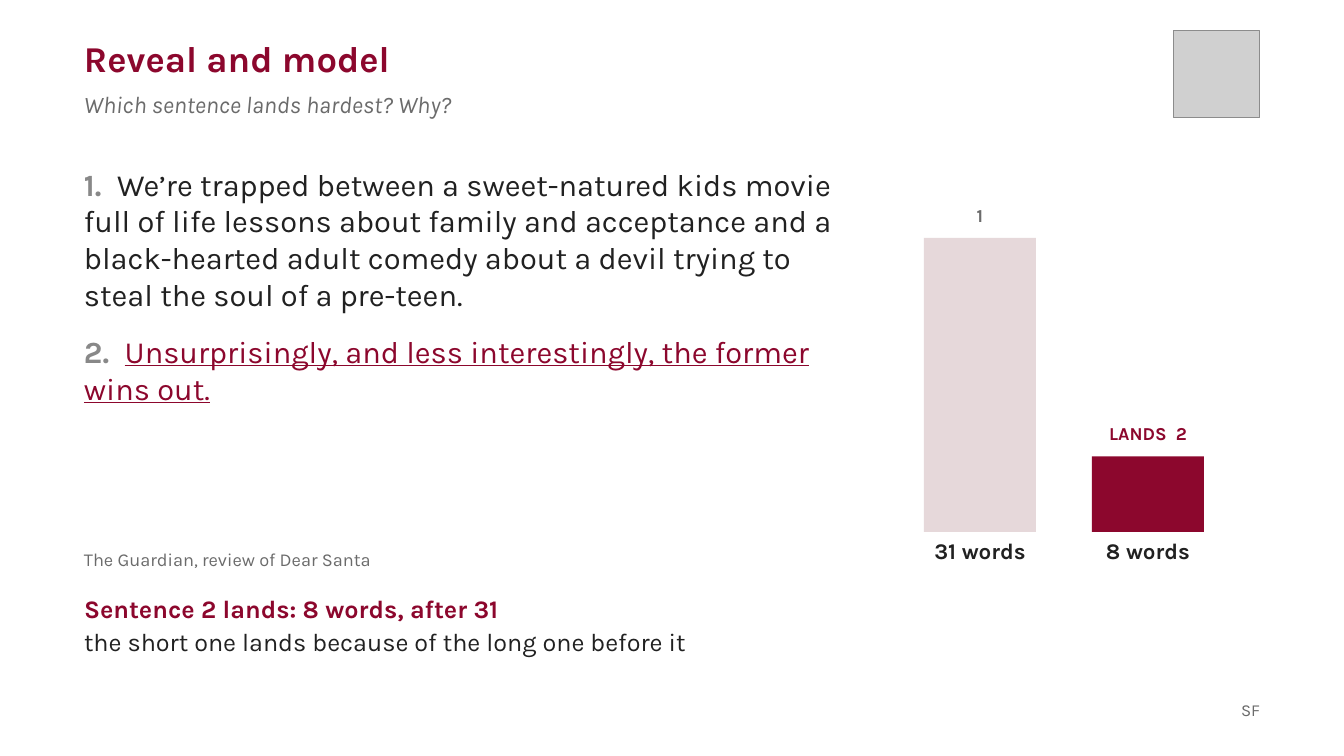
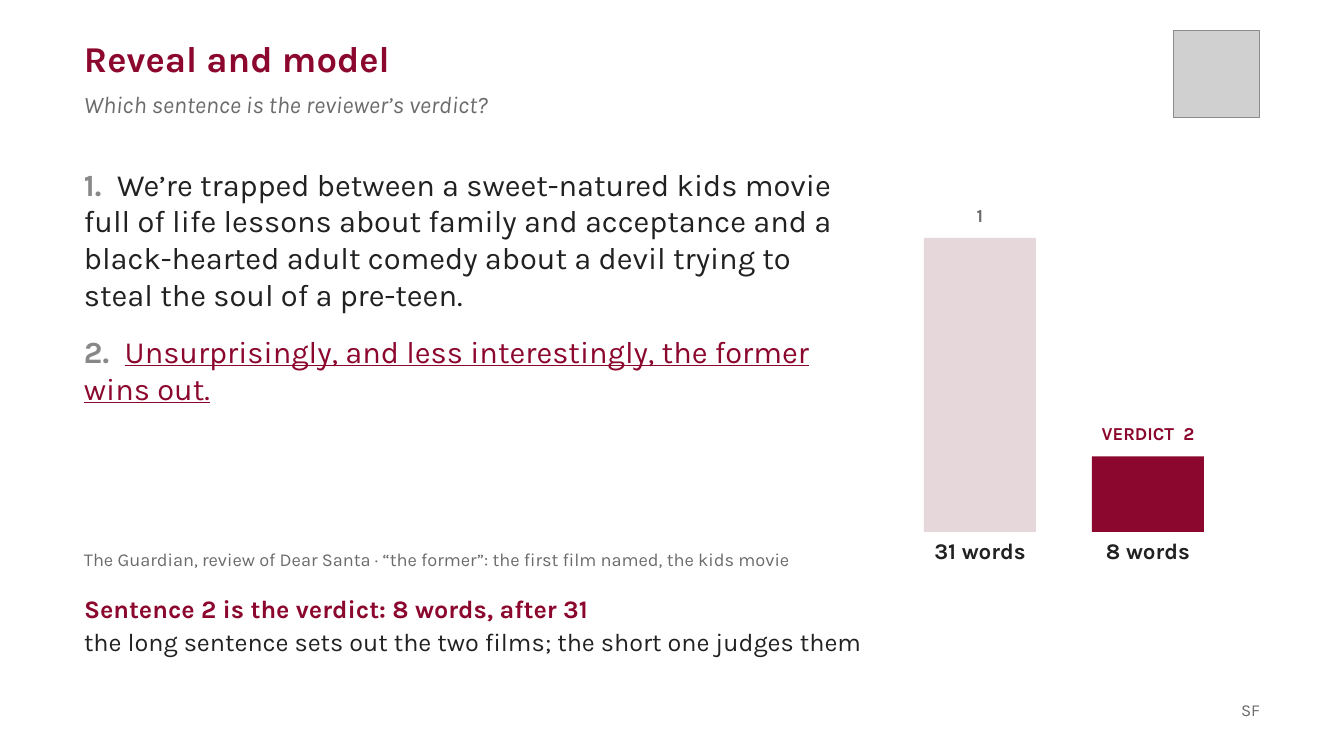
Before and after one commit to liaminhawai-cmd/Bone-Sparrow, a slide deck: slide 11 of SentenceFluencyDeck.pptx. Drawn at 1344x756 pixels with LibreOffice and Linux fonts; fonts in the diff are those of the drawing; grey boxes stand for pictures. Boxes give left, top, right and bottom in pixels: in the first picture for what was removed or moved away, otherwise in the second. Text is boxed around its words. In the diff, an @@ line names an element or a change of style, - is before the commit and + after.

```diff
--- a/SentenceFluencyDeck.pptx
+++ b/SentenceFluencyDeck.pptx
@@ text at [84, 96, 488, 113]: text changed @@
-Which sentence lands hardest? Why?
+Which sentence is the reviewer’s verdict?
@@ text at [1102, 428, 1194, 441]: text changed @@
-LANDS 2
+VERDICT 2
@@ text at [84, 553, 789, 568]: text changed @@
-The Guardian, review of Dear Santa
+The Guardian, review of Dear Santa · “the former”: the first film named, the kids movie
@@ text at [84, 600, 861, 657]: text changed @@
-Sentence 2 lands: 8 words, after 31
-the short one lands because of the long one before it
+Sentence 2 is the verdict: 8 words, after 31
+the long sentence sets out the two films; the short one judges them
```
Also in this commit, not shown: 1 other slide changed, 3 other files.
